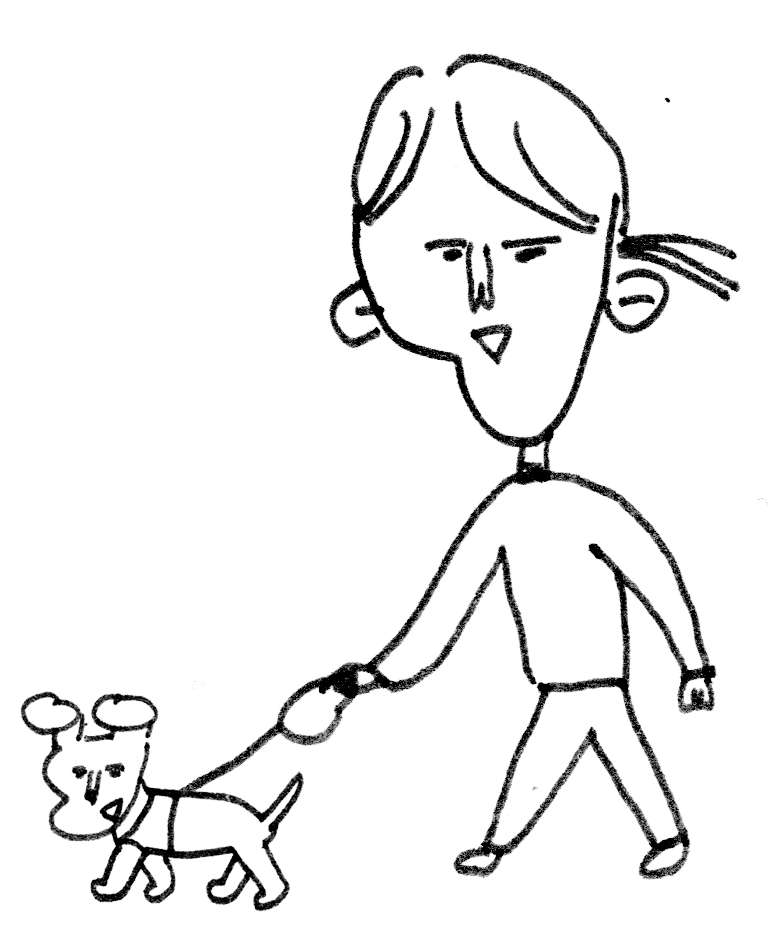
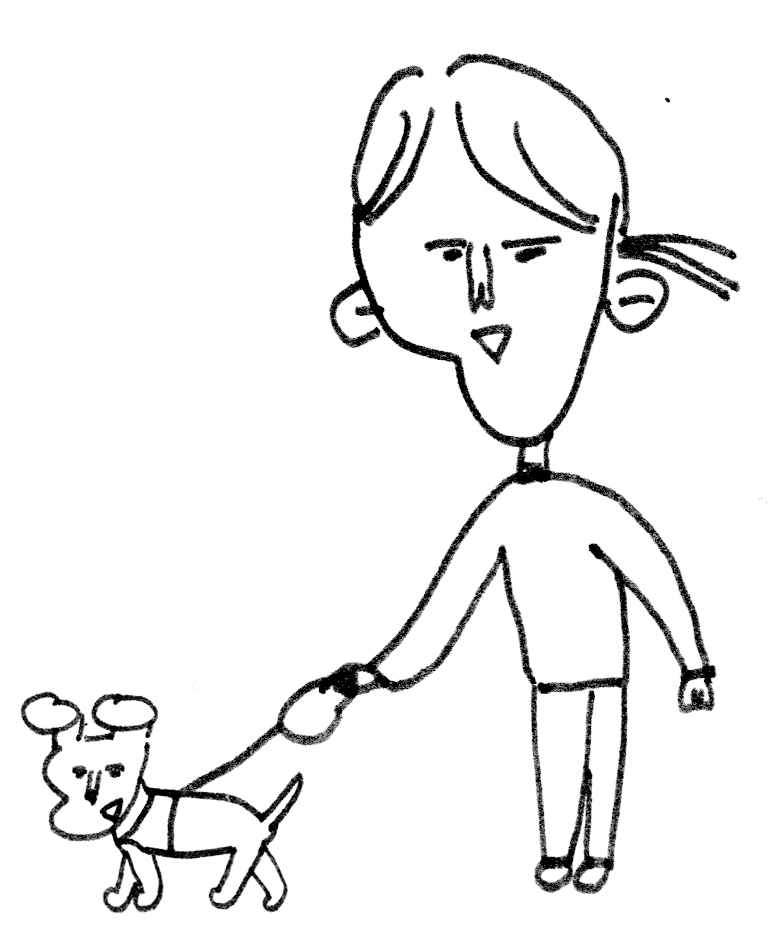
The second 778x932 image is a revision of the first. Changes to its layers:
showed "Layer 5", painted on it over [90, 544, 692, 914]
hid "Layer 3", painted on it over [90, 544, 692, 914]
